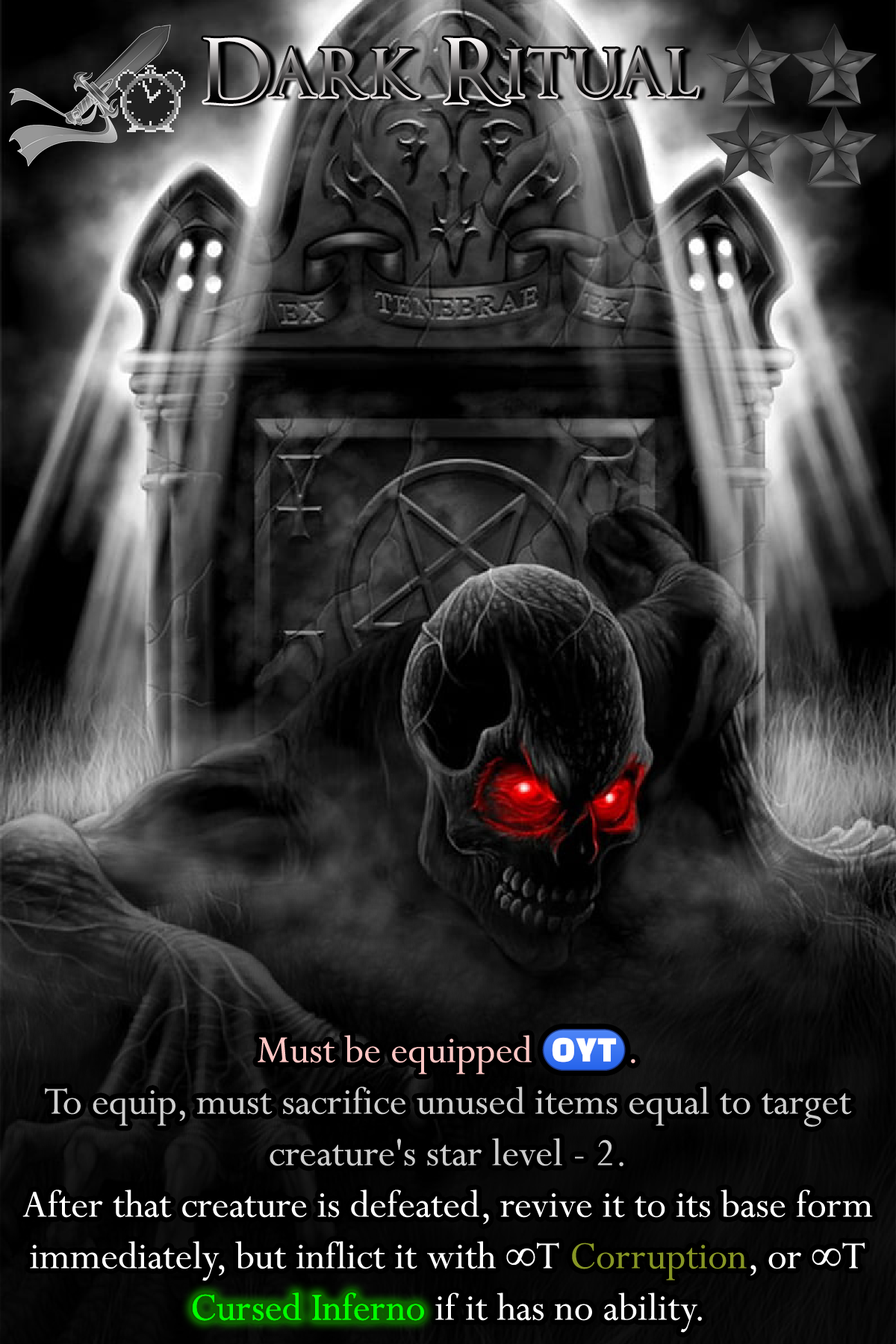
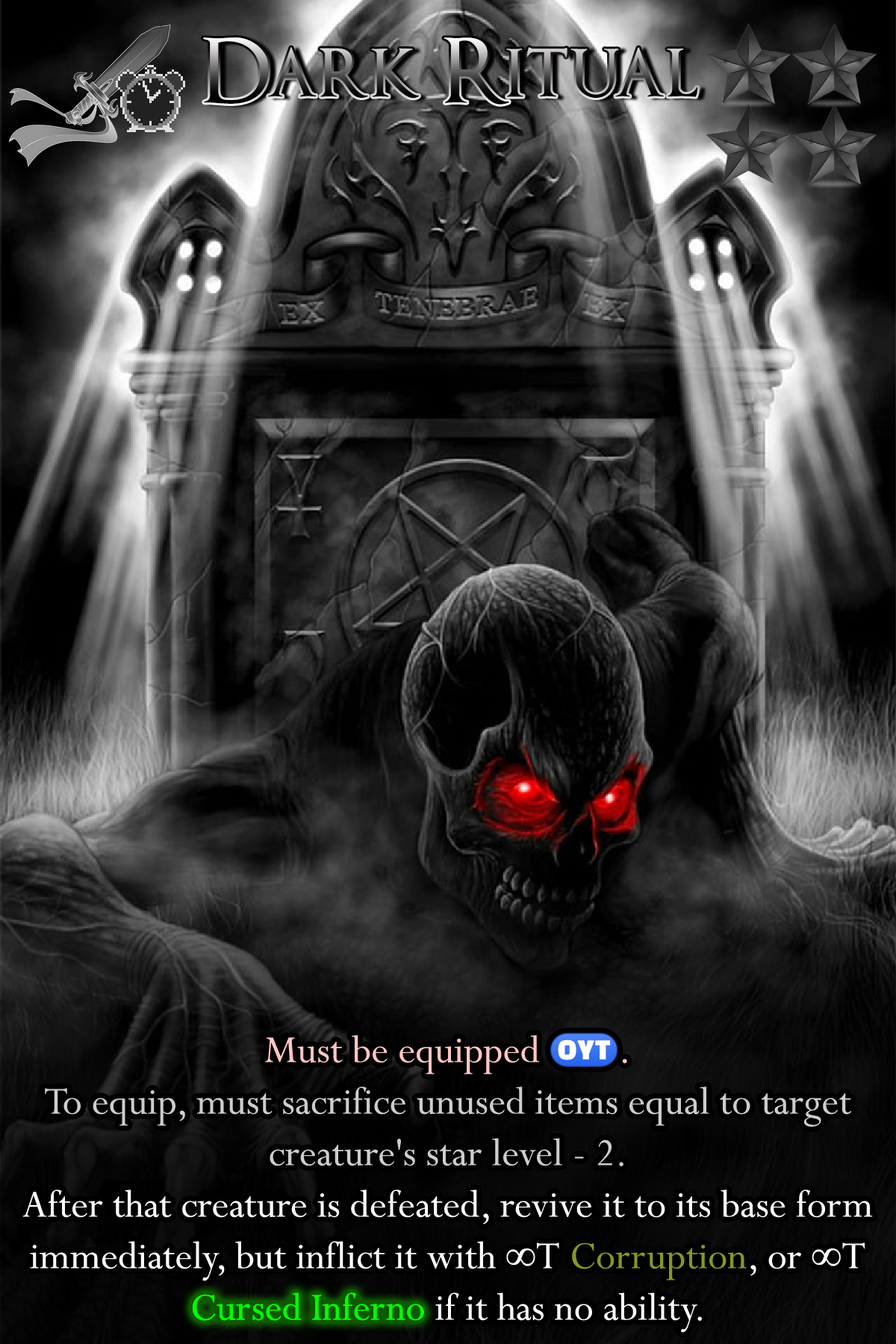
Layered file, before and after one edit (896x1344). Changes by layer:
painted on "Ability" over [257, 1028, 636, 1075]
